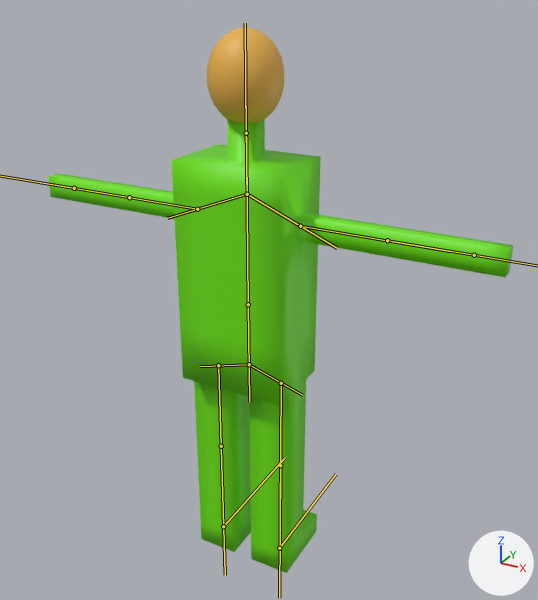
Before and after pictures for a commit that changed the glTF model assets/player.glb.
Rendered twice from a camera (50 mm lens) standing at (1.84, -3.12, 1.25) and looking at (0.14, -0.03, -0.3). The lights are fixed; the arrows at lower right show +X, +Y and +Z. The bones that bend it are drawn over the model as lines.

Objects in the first picture: 'Player'.
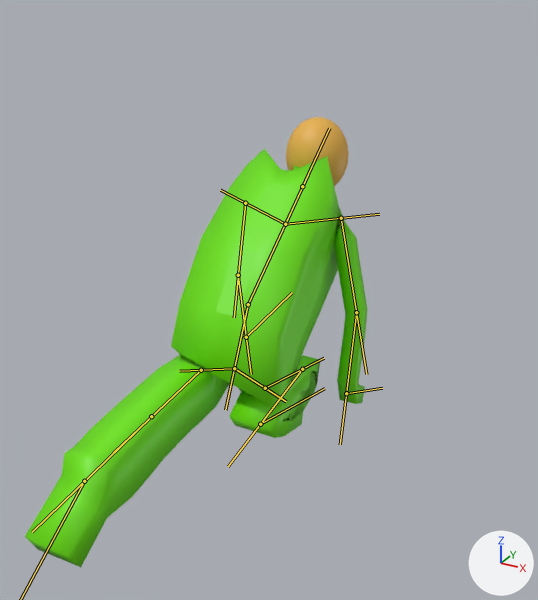
The newer file adds an action. The first version stands in its rest pose; the second is drawn at frame 30 of the action 'Crawling'.

What the commit changed:
Bone 'Bone.003' (bone_bone_003) turns from (0, 0, 0) to (30, 0, 0) degrees about its own x, y and z.
Bone 'Bone' (bone_bone) turns from (0, 0, 0) to (27, 0, 0) degrees about its own x, y and z.
Bone 'Bone.004' (bone_bone_004) turns from (0, 0, 0) to (0, 0, -35) degrees about its own x, y and z.
Bone 'Bone.005' (bone_bone_005) turns from (0, 0, 0) to (42, 13, 110) degrees about its own x, y and z.
Bone 'Bone.006' (bone_bone_006) turns from (0, 0, 0) to (0, 0, 20) degrees about its own x, y and z.
Bone 'Bone.007' (bone_bone_007) turns from (0, 0, 0) to (82, 1, -1) degrees about its own x, y and z.
Bone 'Bone.008' (bone_bone_008) turns from (0, 0, 0) to (0, 0, 35) degrees about its own x, y and z.
Bone 'Bone.009' (bone_bone_009) turns from (0, 0, 0) to (138, -51, -57) degrees about its own x, y and z.
Bone 'Bone.010' (bone_bone_010) turns from (0, 0, 0) to (15, 0, 0) degrees about its own x, y and z.
Bone 'Bone.011' (bone_bone_011) turns from (0, 0, 0) to (-1, 0, 82) degrees about its own x, y and z.
Bone 'Bone.014' (bone_bone_014) turns from (0, 0, 0) to (-109, 0, 0) degrees about its own x, y and z.
Bone 'Bone.015' (bone_bone_015) turns from (0, 0, 0) to (161, 0, 0) degrees about its own x, y and z.
Bone 'Bone.016' (bone_bone_016) turns from (0, 0, 0) to (-70, 0, 0) degrees about its own x, y and z.
Bone 'Bone.018' (bone_bone_018) turns from (0, 0, 0) to (55, 0, 0) degrees about its own x, y and z.
Bone 'Bone.019' (bone_bone_019) turns from (0, 0, 0) to (-1, 0, 0) degrees about its own x, y and z.
Bone 'Bone.020' (bone_bone_020) turns from (0, 0, 0) to (65, 0, 0) degrees about its own x, y and z.

Where the change shows, as pixel boxes [x1, y1, x2, y2] in the pictures (538 x 600 px):
'Player', posed (26% narrower, 17% shorter)
    before: [48, 28, 513, 573]
    after: [25, 117, 367, 567]
bone 'Bone.003', root to tip
    before: (248, 304) to (249, 401)
    after: (248, 304) to (225, 410)
bone 'Bone', root to tip
    before: (248, 304) to (246, 113)
    after: (248, 304) to (308, 175)
bone 'Bone.004', root to tip
    before: (247, 194) to (337, 248)
    after: (285, 224) to (379, 214)
bone 'Bone.005', root to tip
    before: (300, 226) to (451, 251)
    after: (341, 218) to (366, 374)
bone 'Bone.006', root to tip
    before: (387, 240) to (536, 265)
    after: (356, 312) to (340, 444)
bone 'Bone.008', root to tip
    before: (247, 194) to (167, 218)
    after: (285, 224) to (220, 190)
bone 'Bone.009', root to tip
    before: (197, 209) to (88, 190)
    after: (245, 203) to (234, 317)
bone 'Bone.010', root to tip
    before: (129, 197) to (40, 182)
    after: (238, 275) to (251, 374)
bone 'Bone.014', root to tip
    before: (281, 383) to (280, 515)
    after: (265, 388) to (324, 358)
bone 'Bone.015', root to tip
    before: (280, 465) to (279, 598)
    after: (302, 369) to (228, 466)
bone 'Bone.016', root to tip
    before: (279, 548) to (336, 474)
    after: (260, 424) to (324, 388)
bone 'Bone.018', root to tip
    before: (218, 365) to (222, 494)
    after: (201, 370) to (113, 452)
bone 'Bone.019', root to tip
    before: (221, 446) to (225, 575)
    after: (151, 416) to (32, 532)
